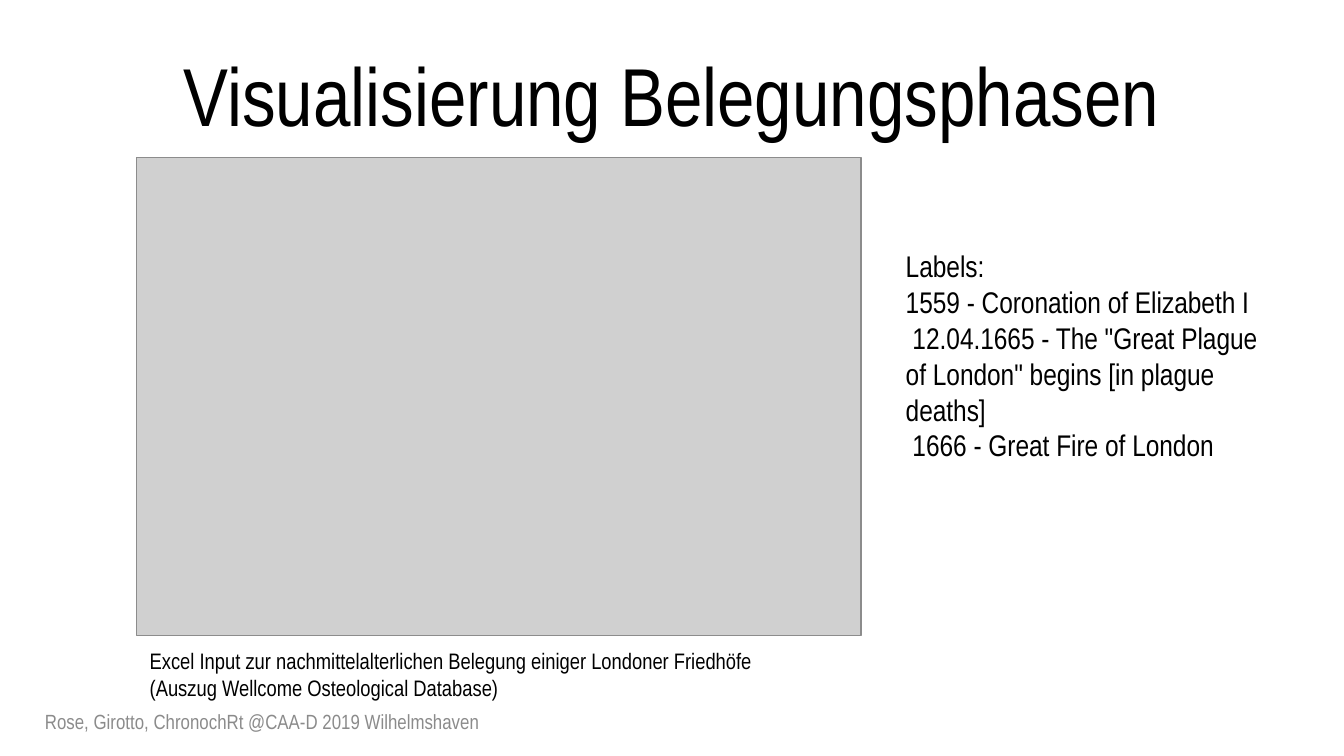
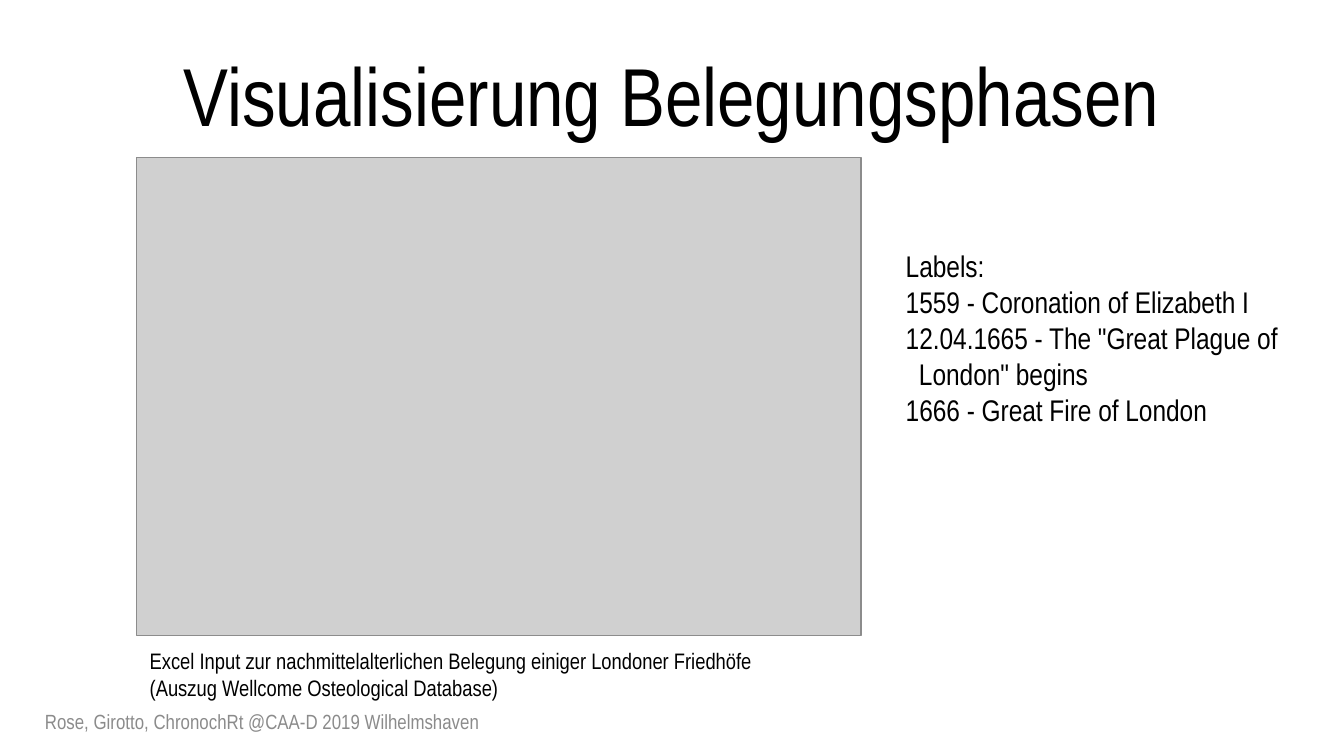
Before and after one commit to archaeothommy/chronochrt, a slide deck: slide 12 of Rose_Girotto_ChronochRt.pptx (slide 10 before the commit). Drawn at 1344x756 pixels with LibreOffice and Linux fonts; fonts in the diff are those of the drawing; grey boxes stand for pictures. Boxes give left, top, right and bottom in pixels: in the first picture for what was removed or moved away, otherwise in the second. Text is boxed around its words. In the diff, an @@ line names an element or a change of style, - is before the commit and + after.

```diff
--- a/Rose_Girotto_ChronochRt.pptx
+++ b/Rose_Girotto_ChronochRt.pptx
@@ text at (x1=906, y1=291, x2=1249, y2=422): indent changed @@
@@ text at (x1=906, y1=327, x2=1277, y2=391): text changed @@
-12.04.1665 - The "Great Plague of London" begins [in plague deaths]
+12.04.1665 - The "Great Plague of London" begins
```
Also in this commit, not shown: 8 other slides changed, 2 slides added, 9 other files.
